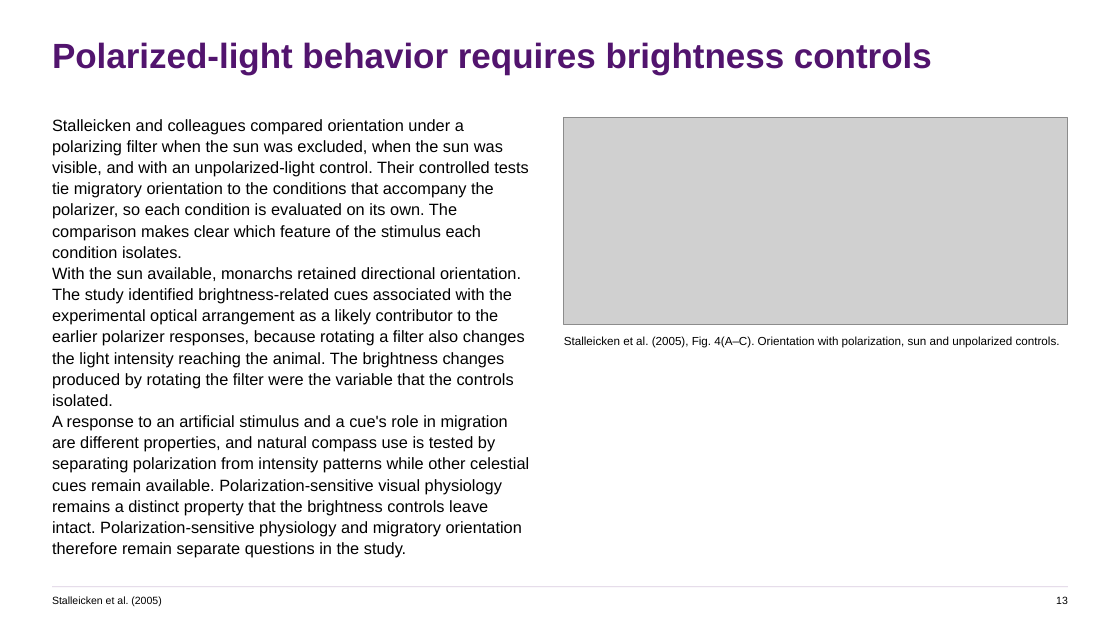
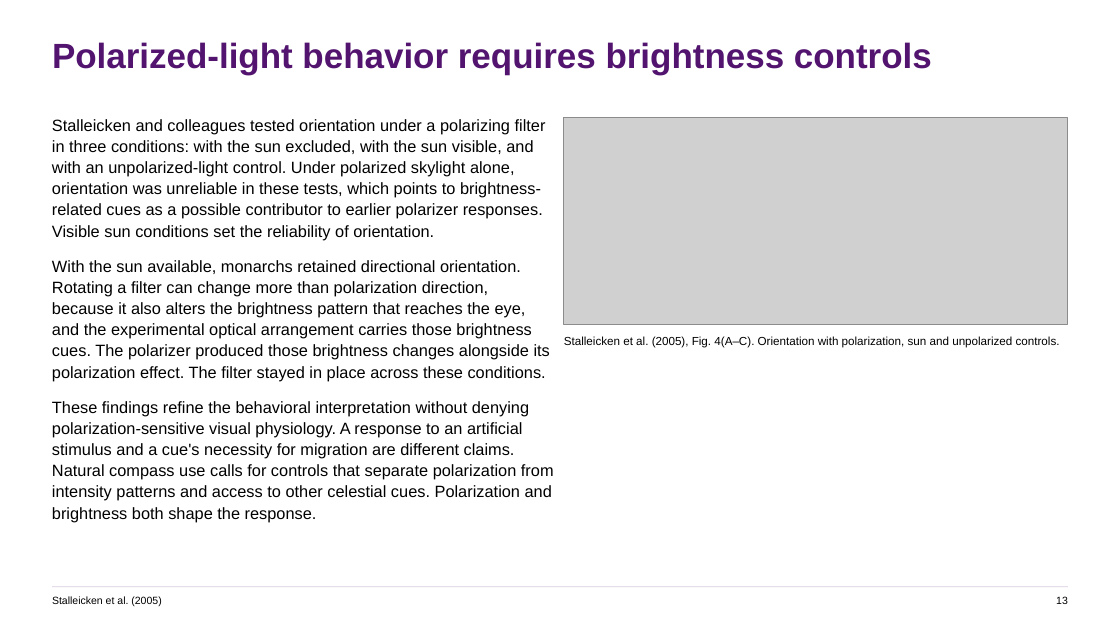
Before and after one commit to jordanxxlopez/NEUROETHOLOGY, a slide deck: slide 17 of scaffolded/Neuroethology_Lecture30_FA2026_SCAFFOLDED.pptx (slide 19 before the commit). Drawn at 1120x630 pixels with LibreOffice and Linux fonts; fonts in the diff are those of the drawing; grey boxes stand for pictures. Boxes give left, top, right and bottom in pixels: in the first picture for what was removed or moved away, otherwise in the second. Text is boxed around its words. In the diff, an @@ line names an element or a change of style, - is before the commit and + after.

```diff
--- a/scaffolded/Neuroethology_Lecture30_FA2026_SCAFFOLDED.pptx
+++ b/scaffolded/Neuroethology_Lecture30_FA2026_SCAFFOLDED.pptx
@@ text at <box>52,119,554,522</box>: text changed @@
-Stalleicken and colleagues compared orientation under a polarizing filter when the sun was excluded, when the sun was visible, and with an unpolarized-light control. Their controlled tests tie migratory orientation to the conditions that accompany the polarizer, so each condition is evaluated on its own. The comparison makes clear which feature of the stimulus each condition isolates.
-With the sun available, monarchs retained directional orientation. The study identified brightness-related cues associated with the experimental optical arrangement as a likely contributor to the earlier polarizer responses, because rotating a filter also changes the light intensity reaching the animal. The brightness changes produced by rotating the filter were the variable that the controls isolated.
-A response to an artificial stimulus and a cue's role in migration are different properties, and natural compass use is tested by separating polarization from intensity patterns while other celestial cues remain available. Polarization-sensitive visual physiology remains a distinct property that the brightness controls leave intact. Polarization-sensitive physiology and migratory orientation therefore remain separate questions in the study.
+Stalleicken and colleagues tested orientation under a polarizing filter in three conditions: with the sun excluded, with the sun visible, and with an unpolarized-light control. Under polarized skylight alone, orientation was unreliable in these tests, which points to brightness-related cues as a possible contributor to earlier polarizer responses. Visible sun conditions set the reliability of orientation.
+With the sun available, monarchs retained directional orientation. Rotating a filter can change more than polarization direction, because it also alters the brightness pattern that reaches the eye, and the experimental optical arrangement carries those brightness cues. The polarizer produced those brightness changes alongside its polarization effect. The filter stayed in place across these conditions.
+These findings refine the behavioral interpretation without denying polarization-sensitive visual physiology. A response to an artificial stimulus and a cue's necessity for migration are different claims. Natural compass use calls for controls that separate polarization from intensity patterns and access to other celestial cues. Polarization and brightness both shape the response.
```
Also in this commit, not shown: 51 other slides changed, 7 slides added, 7 slides removed, 5 other files.
